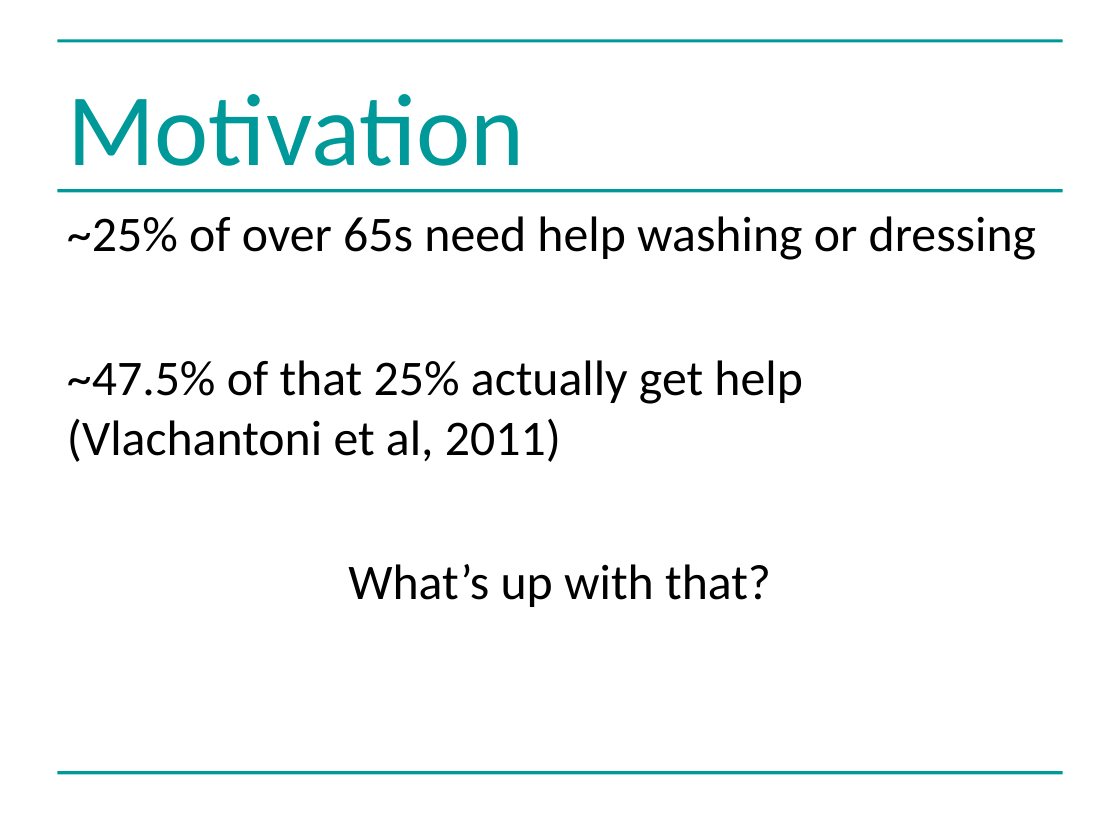
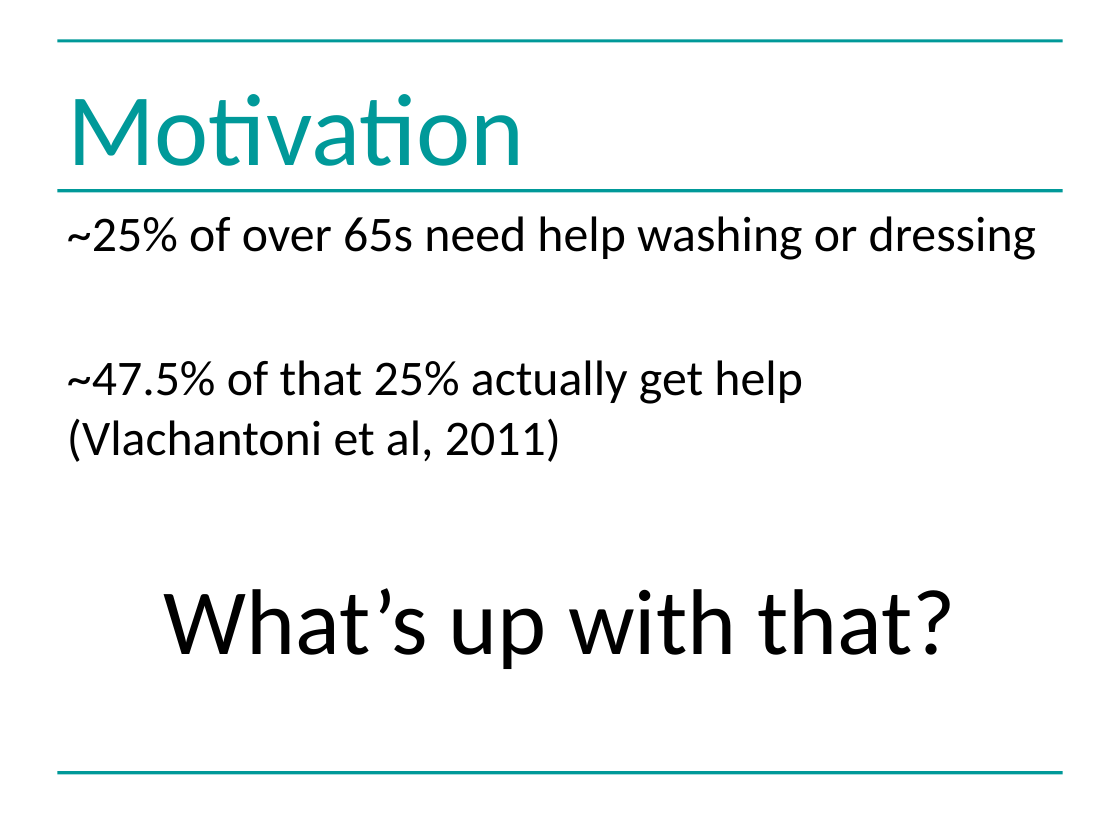
Before and after one commit to greenape/bsps2015, a slide deck: slide 4 of presentation/risky_aging_bsps.ppt. Drawn at 1120x840 pixels with LibreOffice and Linux fonts; fonts in the diff are those of the drawing. Boxes give left, top, right and bottom in pixels: in the first picture for what was removed or moved away, otherwise in the second. Text is boxed around its words. In the diff, an @@ line names an element or a change of style, - is before the commit and + after.

```diff
--- a/presentation/risky_aging_bsps.ppt
+++ b/presentation/risky_aging_bsps.ppt
@@ text at (x1=164, y1=588, x2=955, y2=669): size 32 to 60 pt in "What’s up with that?"; more space between paragraphs @@
```
Also in this commit, not shown: 1 slide added.
